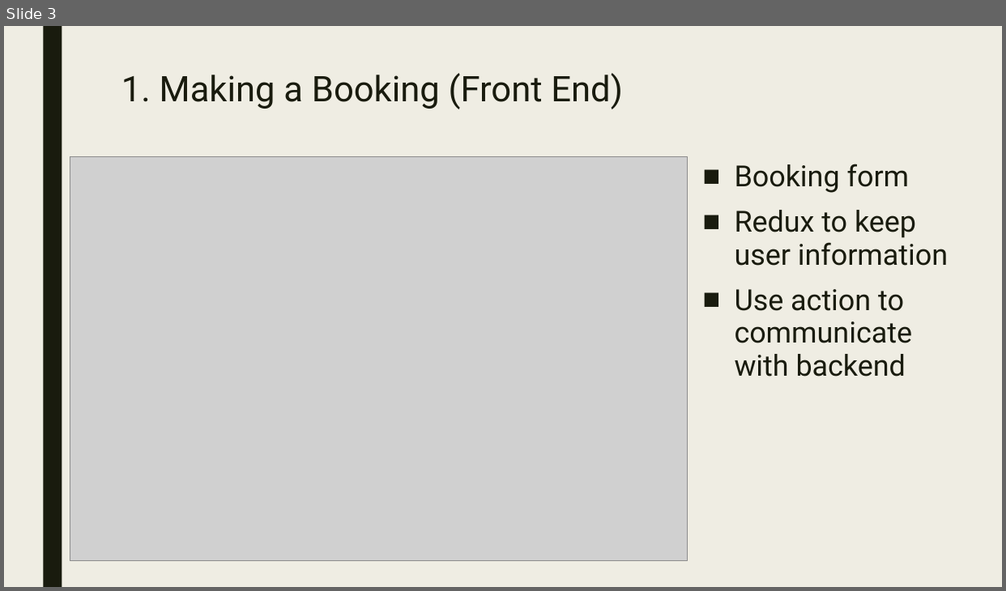
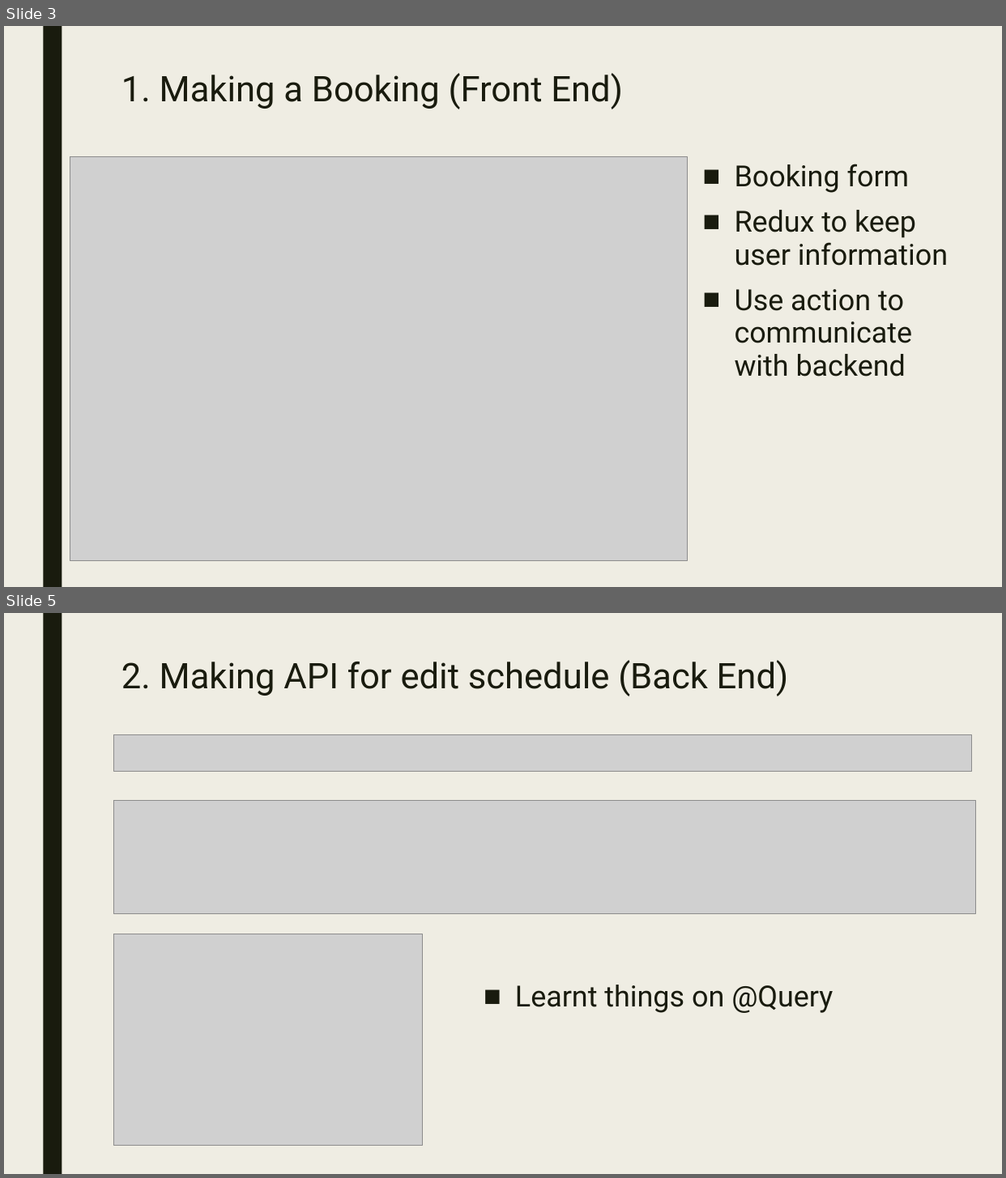
Before and after one commit to RMIT-SEPT/majorproject-5-wed-16-30-6, a slide deck: docs/Presentation/milestone3_presentation.pptx. Shown one above the other, each under a label of ours: slide 3 before the commit, slides 3 and 5 after it; the slides between them are not shown. The pictures are 1006x591 and 1006x1178 pixels, drawn with LibreOffice and Linux fonts; fonts in the diff are those of the drawing; grey boxes stand for pictures. Boxes give left, top, right and bottom in pixels: in the first picture for what was removed or moved away, otherwise in the second. Text is boxed around its words. In the diff, an @@ line names an element or a change of style, - is before the commit and + after.

```diff
--- a/docs/Presentation/milestone3_presentation.pptx
+++ b/docs/Presentation/milestone3_presentation.pptx
@@ slide 5 added at box(4, 613, 1002, 1174), background #EFEDE3 @@
@@ rectangle added at box(43, 613, 62, 1174), fill #191B0E @@
@@ text added at box(121, 660, 789, 696), 34 pt, text #191B0E @@
+2. Making API for edit schedule (Back End)
@@ picture added at box(114, 735, 972, 772) @@
@@ picture added at box(114, 800, 976, 914) @@
@@ picture added at box(114, 935, 423, 1146) @@
@@ text added at box(515, 985, 833, 1013), 28 pt, text #191B0E @@
+■ Learnt things on @Query
```
Also in this commit, not shown: 1 slide changed, 3 other slides added, 2 slides removed, 30 other files.
